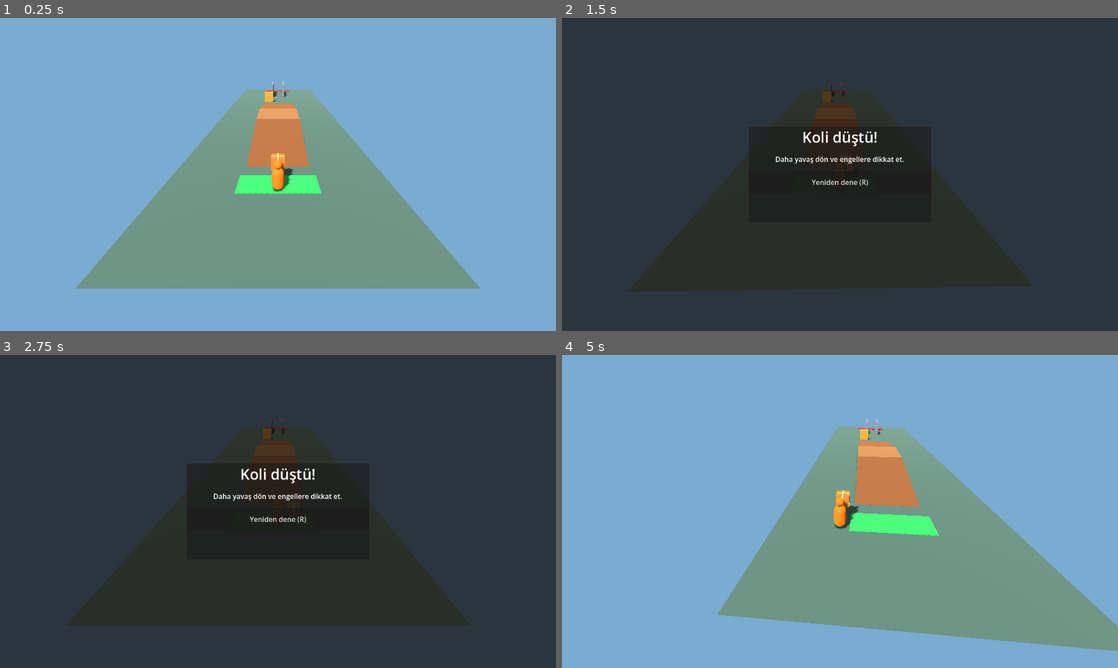
Above: before the commit, frames 1-4 (two rows, left to right).
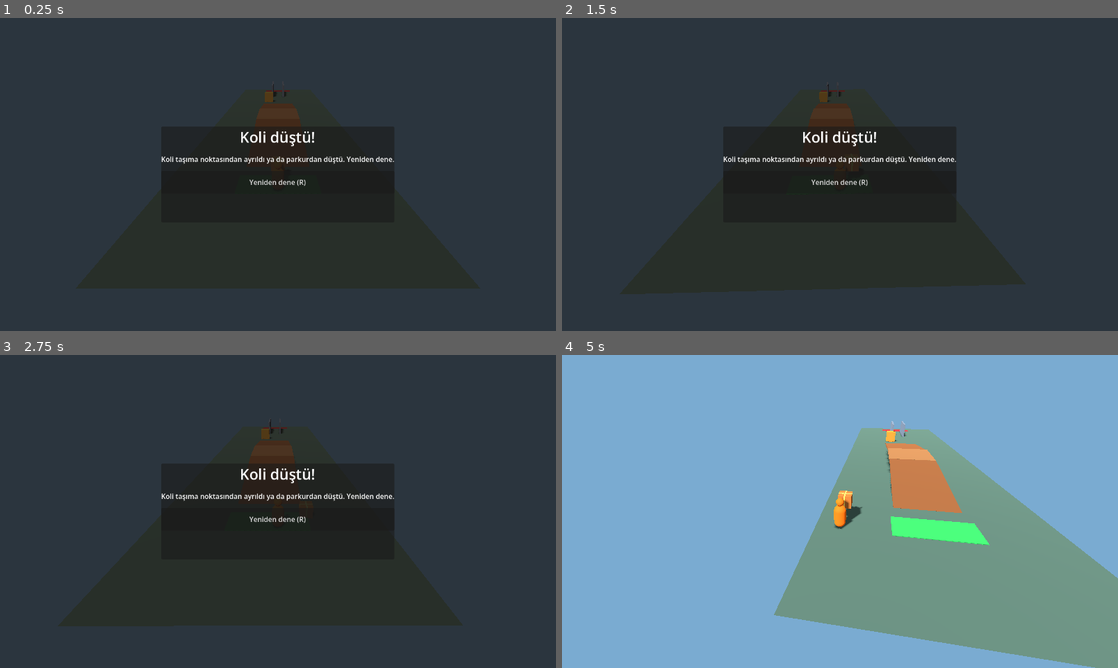
Above: after the commit, the same moments.

Repository: Hamsiciks28/Kargoyu-K-rmadan-getir
Game: Godot game, scene res://scenes/main.tscn
Two runs of this game, one before a commit and one after it. Both use one fixed random seed, a clock stepped at 60 frames per second and the inputs below.
Inputs (mouse positions are in pixels of both pictures, inside the frame that each line leads up to):
- Up to frame 1 (0.25 s): no input
- Up to frame 2 (1.5 s): click (840, 180) at 0.5 s, where only the run after the commit has a clickable "Yeniden dene (R)"; tap Enter at 1.25 s; hold D (move_right) from 1.28 s (still down); hold Shift (sudden_move, bound only after the commit) from 1.28 s (still down); tap Q (drop_cargo) at 1.35 s
- Up to frame 3 (2.75 s): release D (move_right) at 2.03 s; release Shift (sudden_move, bound only after the commit) at 2.03 s; hold S (move_backward) from 2.03 s (still down); tap Shift (sudden_move, bound only after the commit) at 2.1 s; tap Q (drop_cargo) at 2.3 s
- Up to frame 4 (5 s): tap Space at 2.75, 4.25 s; release S (move_backward) at 2.78 s; hold D (move_right) 2.78-3.53 s; hold Shift (sudden_move, bound only after the commit) 2.78-3.53 s; tap Q (drop_cargo) at 2.85, 3.8 s; tap Enter at 3.5 s; hold W (move_forward) 3.53-4.28 s; tap Shift (sudden_move, bound only after the commit) at 3.6 s; hold A (move_left) from 4.28 s (still down); hold Shift (sudden_move, bound only after the commit) from 4.28 s (still down); tap R at 4.35 s

The runs differ from the first frame. In frame 1, 100% of the frame differs, in the area x 0-100%, y 0-100%; in frame 2, 1.1%; in frame 3, 1.0%; in frame 4, 14%.

Commit message:
Complete cargo drop and obstacle impact behavior

Diff:
--- a/project.godot
+++ b/project.godot
@@ -50,6 +50,11 @@
 "events": [Object(InputEventKey,"resource_local_to_scene":false,"resource_name":"","device":16,"window_id":0,"alt_press …(190 unchanged characters)…
 ]
 }
+sudden_move={
+"deadzone": 0.2,
+"events": [Object(InputEventKey,"resource_local_to_scene":false,"resource_name":"","device":16,"window_id":0,"alt_pressed":false,"shift_pressed":false,"ctrl_pressed":false,"meta_pressed":false,"pressed":false,"keycode":0,"physical_keycode":4194325,"key_label":0,"unicode":0,"location":0,"echo":false,"script":null)
+]
+}
 
 [rendering]
 
--- a/scenes/cargo.tscn
+++ b/scenes/cargo.tscn
@@ -1,4 +1,9 @@
-[gd_scene load_steps=7 format=3]
+[gd_scene load_steps=8 format=3]
+
+[sub_resource type="PhysicsMaterial" id="CargoPhysics"]
+friction = 0.8
+bounce = 0.0
+rough = true
 
 [sub_resource type="StandardMaterial3D" id="CargoMaterial"]
 albedo_color = Color(0.68, 0.39, 0.17, 1)
@@ -21,9 +26,10 @@
 size = Vector3(0.8, 0.8, 0.8)
 
 [node name="Cargo" type="RigidBody3D"]
-mass = 1.2
+mass = 1.5
 linear_damp = 4.0
 angular_damp = 6.0
+physics_material_override = SubResource("CargoPhysics")
 continuous_cd = true
 contact_monitor = true
 max_contacts_reported = 4
--- a/scenes/obstacle_course.tscn
+++ b/scenes/obstacle_course.tscn
@@ -90,7 +90,7 @@
 [node name="CollisionShape3D" type="CollisionShape3D" parent="RampDown"]
 shape = SubResource("RampCollision")
 
-[node name="CrateObstacle" type="StaticBody3D" parent="."]
+[node name="CrateObstacle" type="StaticBody3D" parent="." groups=["cargo_drop_obstacle"]]
 position = Vector3(-1.45, 0.7, -9.2)
 
 [node name="MeshInstance3D" type="MeshInstance3D" parent="CrateObstacle"]
@@ -100,7 +100,7 @@
 [node name="CollisionShape3D" type="CollisionShape3D" parent="CrateObstacle"]
 shape = SubResource("CrateCollision")
 
-[node name="NarrowPassageLeft" type="StaticBody3D" parent="."]
+[node name="NarrowPassageLeft" type="StaticBody3D" parent="." groups=["cargo_drop_obstacle"]]
 position = Vector3(-0.95, 1.0, -15.5)
 
 [node name="MeshInstance3D" type="MeshInstance3D" parent="NarrowPassageLeft"]
@@ -110,7 +110,7 @@
 [node name="CollisionShape3D" type="CollisionShape3D" parent="NarrowPassageLeft"]
 shape = SubResource("WallCollision")
 
-[node name="NarrowPassageRight" type="StaticBody3D" parent="."]
+[node name="NarrowPassageRight" type="StaticBody3D" parent="." groups=["cargo_drop_obstacle"]]
 position = Vector3(0.95, 1.0, -15.5)
 
 [node name="MeshInstance3D" type="MeshInstance3D" parent="NarrowPassageRight"]
--- a/scripts/game_manager.gd
+++ b/scripts/game_manager.gd
@@ -21,7 +21,11 @@
 	if _run_over:
 		return
 
-	if cargo.global_position.y < -2.0 or absf(cargo.global_position.x) > 8.0 or absf(cargo.global_position.z) > 25.0:
+	if not is_instance_valid(cargo):
+		_show_end_screen(false)
+		return
+
+	if cargo.global_position.y < -1.0 or absf(cargo.global_position.x) > 8.0 or absf(cargo.global_position.z) > 25.0:
 		_show_end_screen(false)
 
 func _unhandled_input(event: InputEvent) -> void:
@@ -49,7 +53,7 @@
 		retry_button.text = "Tekrar oyna (R)"
 	else:
 		result_title.text = "Koli düştü!"
-		result_message.text = "Daha yavaş dön ve engellere dikkat et."
+		result_message.text = "Koli taşıma noktasından ayrıldı ya da parkurdan düştü. Yeniden dene."
 		retry_button.text = "Yeniden dene (R)"
 	failure_overlay.show()
 	player.set_physics_process(false)
--- a/scripts/player_controller.gd
+++ b/scripts/player_controller.gd
@@ -3,9 +3,16 @@
 signal cargo_dropped
 
 @export_range(0.1, 20.0, 0.1) var move_speed: float = 5.0
+@export_range(0.1, 20.0, 0.1) var sudden_move_speed: float = 9.0
 @export_range(1.0, 50.0, 0.5) var gravity_strength: float = 20.0
 @export var cargo_path: NodePath = NodePath("../Cargo")
-@export_range(1.0, 15.0, 0.5) var cargo_sudden_movement_threshold: float = 6.5
+@export_range(1.0, 2.5, 0.05) var cargo_sudden_movement_threshold: float = 1.7
+@export_range(-1.0, 0.0, 0.05) var cargo_sudden_turn_dot: float = -0.85
+@export_range(0.1, 1.0, 0.05) var cargo_direction_memory_window: float = 0.3
+@export_range(1.0, 20.0, 0.5) var cargo_impact_drop_speed: float = 4.5
+@export_range(1.0, 20.0, 0.5) var player_impact_drop_speed: float = 4.5
+@export_range(1.0, 4.0, 0.1) var cargo_max_carry_separation: float = 2.0
+@export var cargo_carry_offset := Vector3(0.0, 1.23, -1.1)
 
 @onready var carry_anchor: RigidBody3D = $CarryAnchor
 @onready var carry_joint: PinJoint3D = $CarryJoint
@@ -15,8 +22,13 @@
 var _cargo: RigidBody3D
 var _cargo_is_attached := true
 var _previous_target_velocity := Vector3.ZERO
+var _previous_movement_direction := Vector3.ZERO
+var _direction_memory_age := 0.0
 
 func _ready() -> void:
+	# Bu iki değer aynı olduğunda koli taşıma noktasıyla mafsalda hizalı kalır.
+	carry_anchor.position = cargo_carry_offset
+	carry_joint.position = cargo_carry_offset
 	call_deferred("_connect_cargo")
 
 func _connect_cargo() -> void:
@@ -45,10 +57,32 @@
 	if movement_direction.length_squared() > 1.0:
 		movement_direction = movement_direction.normalized()
 
-	var target_velocity := movement_direction * move_speed
-	if _cargo_is_attached and (target_velocity - _previous_target_velocity).length() >= cargo_sudden_movement_threshold:
+	var is_sudden_move := Input.is_action_pressed("sudden_move") and not movement_direction.is_zero_approx()
+	var current_move_speed := sudden_move_speed if is_sudden_move else move_speed
+	var target_velocity := movement_direction * current_move_speed
+	var movement_change := (target_velocity - _previous_target_velocity).length()
+	var sudden_movement_limit := move_speed * cargo_sudden_movement_threshold
+	var previous_move_was_sudden := _previous_target_velocity.length() > move_speed + 0.01
+
+	var is_sudden_turn := (
+		not movement_direction.is_zero_approx()
+		and not _previous_movement_direction.is_zero_approx()
+		and _direction_memory_age <= cargo_direction_memory_window
+		and movement_direction.dot(_previous_movement_direction) <= cargo_sudden_turn_dot
+	)
+	var sudden_speed_change := (
+		not is_sudden_move
+		and not previous_move_was_sudden
+		and movement_change >= sudden_movement_limit
+	)
+	if _cargo_is_attached and (is_sudden_turn or sudden_speed_change):
 		_drop_cargo()
 	_previous_target_velocity = target_velocity
+	if not movement_direction.is_zero_approx():
+		_previous_movement_direction = movement_direction
+		_direction_memory_age = 0.0
+	else:
+		_direction_memory_age += delta
 	velocity.x = target_velocity.x
 	velocity.z = target_velocity.z
 
@@ -66,23 +100,63 @@
 	if _cargo_is_attached:
 		for collision_index in get_slide_collision_count():
 			var collision := get_slide_collision(collision_index)
-			if collision.get_normal().y < 0.65 and incoming_velocity.dot(collision.get_normal()) < -2.0:
+			if collision.get_normal().y < 0.65 and incoming_velocity.dot(collision.get_normal()) <= -player_impact_drop_speed:
 				_drop_cargo()
 				break
 
-func _on_cargo_body_entered(body: Node) -> void:
-	if _cargo_is_attached and body != self and body != carry_anchor:
+	_check_cargo_carry_integrity()
+
+func _check_cargo_carry_integrity() -> void:
+	if not _cargo_is_attached:
+		return
+
+	if not is_instance_valid(_cargo):
+		_drop_cargo()
+		return
+
+	if not is_instance_valid(carry_joint) or carry_joint.is_queued_for_deletion():
+		_drop_cargo()
+		return
+
+	if _cargo.global_position.distance_to(carry_anchor.global_position) > cargo_max_carry_separation:
 		_drop_cargo()
 
+func _on_cargo_body_entered(body: Node) -> void:
+	if not _cargo_is_attached or body == self or body == carry_anchor:
+		return
+
+	var other_velocity := Vector3.ZERO
+	if body is RigidBody3D:
+		other_velocity = (body as RigidBody3D).linear_velocity
+	elif body is CharacterBody3D:
+		other_velocity = (body as CharacterBody3D).velocity
+
+	var hit_course_obstacle := body.is_in_group("cargo_drop_obstacle")
+	var direction_to_body := Vector3.ZERO
+	if body is Node3D:
+		direction_to_body = (_body_position(body) - _cargo.global_position).normalized()
+	var cargo_approach_speed := (_cargo.linear_velocity - other_velocity).dot(direction_to_body)
+	var player_approach_speed := (velocity - other_velocity).dot(direction_to_body)
+	var impact_speed := cargo_approach_speed
+	if hit_course_obstacle:
+		impact_speed = maxf(impact_speed, player_approach_speed)
+	if impact_speed >= cargo_impact_drop_speed:
+		_drop_cargo()
+
+func _body_position(body: Node) -> Vector3:
+	return (body as Node3D).global_position if body is Node3D else _cargo.global_position
+
 func _drop_cargo() -> void:
-	if not _cargo_is_attached or not is_instance_valid(_cargo):
+	if not _cargo_is_attached:
 		return
 
 	_cargo_is_attached = false
 	extended_arm.hide()
 	hand.hide()
-	carry_joint.queue_free()
-	_cargo.linear_velocity = velocity
-	_cargo.apply_central_impulse(Vector3(0.0, -0.5, -1.0))
-	_cargo.sleeping = false
+	if is_instance_valid(carry_joint) and not carry_joint.is_queued_for_deletion():
+		carry_joint.queue_free()
+	if is_instance_valid(_cargo):
+		_cargo.linear_velocity = velocity
+		_cargo.apply_central_impulse(Vector3(0.0, -0.5, -1.0))
+		_cargo.sleeping = false
 	cargo_dropped.emit()
Not shown, changed: README.md
